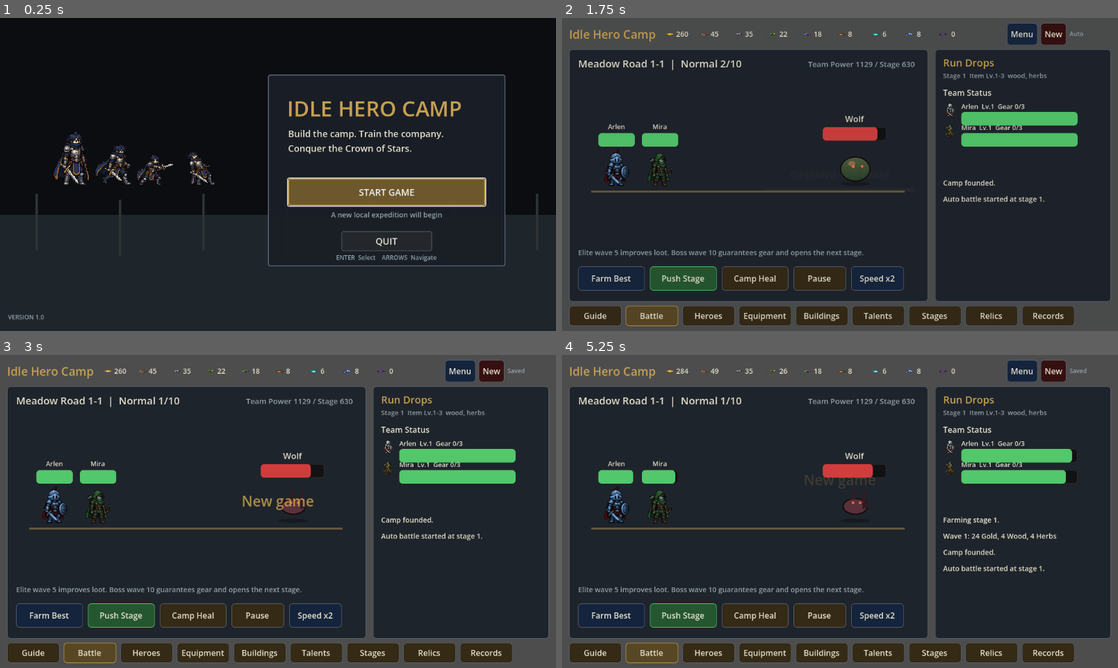
Above: before the commit, frames 1-4 (two rows, left to right).
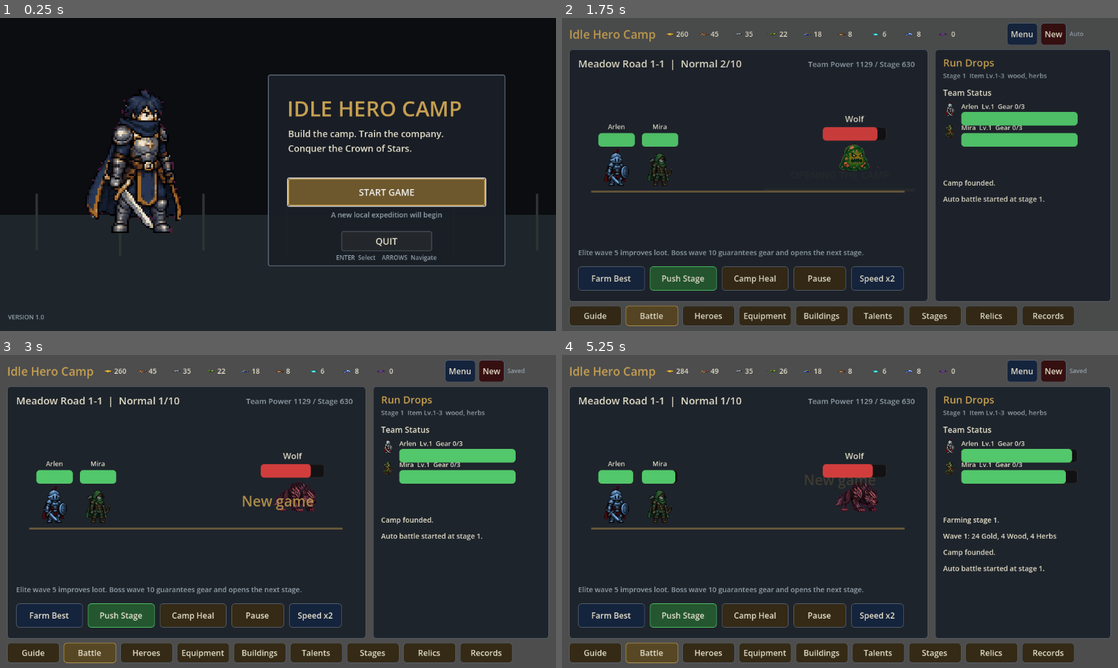
Above: after the commit, the same moments.

Repository: biiuug/Coin-Dash
Game: Godot game, scene res://TitleMenu.tscn
Same seed, same stepped clock (60 frames per second), same inputs: the game is played once before the commit and once after it.
Inputs:
- Up to frame 1 (0.25 s): no input
- Up to frame 2 (1.75 s): click "START GAME" at 0.5 s; click "Menu" at 1.25 s
- Up to frame 3 (3 s): click "New" at 2 s; click "Start New Game" at 2.75 s
- Up to frame 4 (5.25 s): click "New" at 3.5 s; click "Start New Game" at 4.25 s; click "Farm Best" at 5 s

The runs differ from the first frame. In frame 1, 4.1% of the frame differs, in the area x 9-39%, y 22-69%; in frame 2, 0.5%; in frame 3, 0.3%; in frame 4, 0.4%.

Commit message:
Complete roster migration and enemy art

Diff:
--- a/Main.gd
+++ b/Main.gd
@@ -137,7 +137,7 @@
 
 func _load_assets() -> void:
 	hero_texture = _load_png_texture("res://assets/characters/warden-sprite-sheet.png")
-	enemy_texture = _load_png_texture("res://assets/enemies/enemy-sprites.png")
+	enemy_texture = _load_png_texture("res://assets/enemies/enemy-sprites-v2.png")
 	building_texture = _load_png_texture("res://assets/buildings/camp-buildings-v4.png")
 	building_expansion_texture = _load_png_texture("res://assets/buildings/camp-buildings-expansion-v1.png")
 	class_sheet_texture = _load_png_texture("res://assets/characters/class-sheets-v1.png")
@@ -509,6 +509,15 @@
 	var details := _panel(Vector2(274, 0), Vector2(798, 500))
 	content.add_child(details)
 
+	var hero_scroll := ScrollContainer.new()
+	hero_scroll.position = Vector2(6, 8)
+	hero_scroll.size = Vector2(248, 484)
+	hero_scroll.horizontal_scroll_mode = ScrollContainer.SCROLL_MODE_DISABLED
+	list.add_child(hero_scroll)
+	var hero_list := Control.new()
+	hero_list.custom_minimum_size = Vector2(230, heroes.size() * 44 + 16)
+	hero_scroll.add_child(hero_list)
+
 	var y := 16
 	for index in range(heroes.size()):
 		var hero: Dictionary = heroes[index]
@@ -519,11 +528,11 @@
 		portrait.stretch_mode = TextureRect.STRETCH_KEEP_ASPECT_CENTERED
 		portrait.texture = _hero_portrait_texture(hero)
 		portrait.tooltip_text = _hero_tooltip(hero, rules.hero_stats(hero, inventory, buildings, unlocked_talents, owned_relics))
-		list.add_child(portrait)
+		hero_list.add_child(portrait)
 		var button := _make_button("%s  Lv.%d" % [String(hero["name"]), int(hero["level"])], Vector2(188, 36), selected_hero == index)
 		button.position = Vector2(56, y)
 		button.pressed.connect(_on_hero_selected.bind(index))
-		list.add_child(button)
+		hero_list.add_child(button)
 		y += 44
 
 	var selected: Dictionary = heroes[selected_hero]
@@ -1791,9 +1800,21 @@
 
 
 func _repair_loaded_state() -> void:
-	if heroes.is_empty():
-		for hero_def in rules.HEROES:
-			heroes.append(rules.create_hero(hero_def))
+	var loaded_by_id: Dictionary = {}
+	for loaded_hero in heroes:
+		if typeof(loaded_hero) != TYPE_DICTIONARY:
+			continue
+		var loaded_id := String((loaded_hero as Dictionary).get("id", ""))
+		if not loaded_id.is_empty():
+			loaded_by_id[loaded_id] = loaded_hero
+	var migrated_heroes: Array = []
+	for hero_def in rules.HEROES:
+		var default_hero: Dictionary = rules.create_hero(hero_def)
+		var hero_id := String(default_hero["id"])
+		if loaded_by_id.has(hero_id):
+			default_hero = _merge_default_dictionary(default_hero, loaded_by_id[hero_id])
+		migrated_heroes.append(default_hero)
+	heroes = migrated_heroes
 	for hero in heroes:
 		if not hero.has("equipment"):
 			hero["equipment"] = {"weapon": -1, "armor": -1, "trinket": -1}
--- a/TitleMenu.gd
+++ b/TitleMenu.gd
@@ -31,7 +31,10 @@
 		background.add_child(post)
 
 	var character := TextureRect.new()
-	character.texture = load("res://assets/characters/warden-pixel-sample.png")
+	var character_atlas := AtlasTexture.new()
+	character_atlas.atlas = load("res://assets/characters/warden-pixel-sample.png")
+	character_atlas.region = Rect2(0, 0, 64, 96)
+	character.texture = character_atlas
 	character.position = Vector2(100, 110)
 	character.size = Vector2(330, 330)
 	character.expand_mode = TextureRect.EXPAND_IGNORE_SIZE
--- a/tests/test_idle_game_rules.gd
+++ b/tests/test_idle_game_rules.gd
@@ -8,6 +8,7 @@
 func _ready() -> void:
 	var rules := IdleGameRules.new()
 	_test_stage_loot_scales(rules)
+	_test_roster_exposes_ten_unique_classes(rules)
 	_test_team_slots_follow_academy_level(rules)
 	_test_class_discount_reduces_rank_cost(rules)
 	_test_locked_or_equipped_items_cannot_be_salvaged(rules)
@@ -47,6 +48,17 @@
 	_assert_true(int(item["level"]) <= int(late["item_max"]), "generated item respects stage maximum")
 
 
+func _test_roster_exposes_ten_unique_classes(rules) -> void:
+	_assert_equal(rules.HEROES.size(), 10, "roster contains ten heroes")
+	var classes: Array[String] = []
+	for hero in rules.HEROES:
+		var class_id := String(hero["class_id"])
+		_assert_false(classes.has(class_id), "%s is represented by one roster hero" % [class_id])
+		_assert_false(rules.get_class_data(class_id).is_empty(), "%s has a class definition" % [class_id])
+		classes.append(class_id)
+	_assert_equal(classes.size(), rules.CLASSES.size(), "every class is represented in the roster")
+
+
 func _test_team_slots_follow_academy_level(rules) -> void:
 	_assert_equal(rules.team_slots({"academy": 1}), 2, "academy level one starts with two heroes")
 	_assert_equal(rules.team_slots({"academy": 2}), 3, "academy level two unlocks a third hero")
--- a/tests/test_save_lifecycle.gd
+++ b/tests/test_save_lifecycle.gd
@@ -84,6 +84,9 @@
 	_assert_equal(game.heroes[0]["level"], 11, "hero level auto-loads")
 	_assert_equal(game.heroes[0]["rank"], 4, "hero rank auto-loads")
 	_assert_equal(game.heroes[0]["xp"], 4321, "hero XP auto-loads")
+	_assert_equal(game.heroes.size(), 10, "older saves receive newly authored roster heroes")
+	_assert_equal(game.heroes[5]["id"], "maelis", "new class heroes append in roster order")
+	_assert_equal(game.heroes[5]["level"], 1, "newly appended heroes start with default progression")
 	_assert_equal(game.inventory.size(), 1, "complete inventory auto-loads")
 	_assert_equal(game.buildings["forge"], 4, "building level auto-loads")
 	_assert_equal(game.best_stage, 8, "stage progress auto-loads")
Binary file added: assets/enemies/enemy-construct-v2-source.png
Binary file added: assets/enemies/enemy-dinosaur-v2-source.png
Binary file added: assets/enemies/enemy-slime-v2-source.png
Binary file added: assets/enemies/enemy-sprites-v2.png
Not shown, added: assets/enemies/enemy-sprites-v2.png.import
Binary file added: assets/enemies/enemy-undead-v2-source.png
Binary file added: assets/enemies/enemy-wolf-v2-source.png
Not shown, changed: export_presets.cfg
